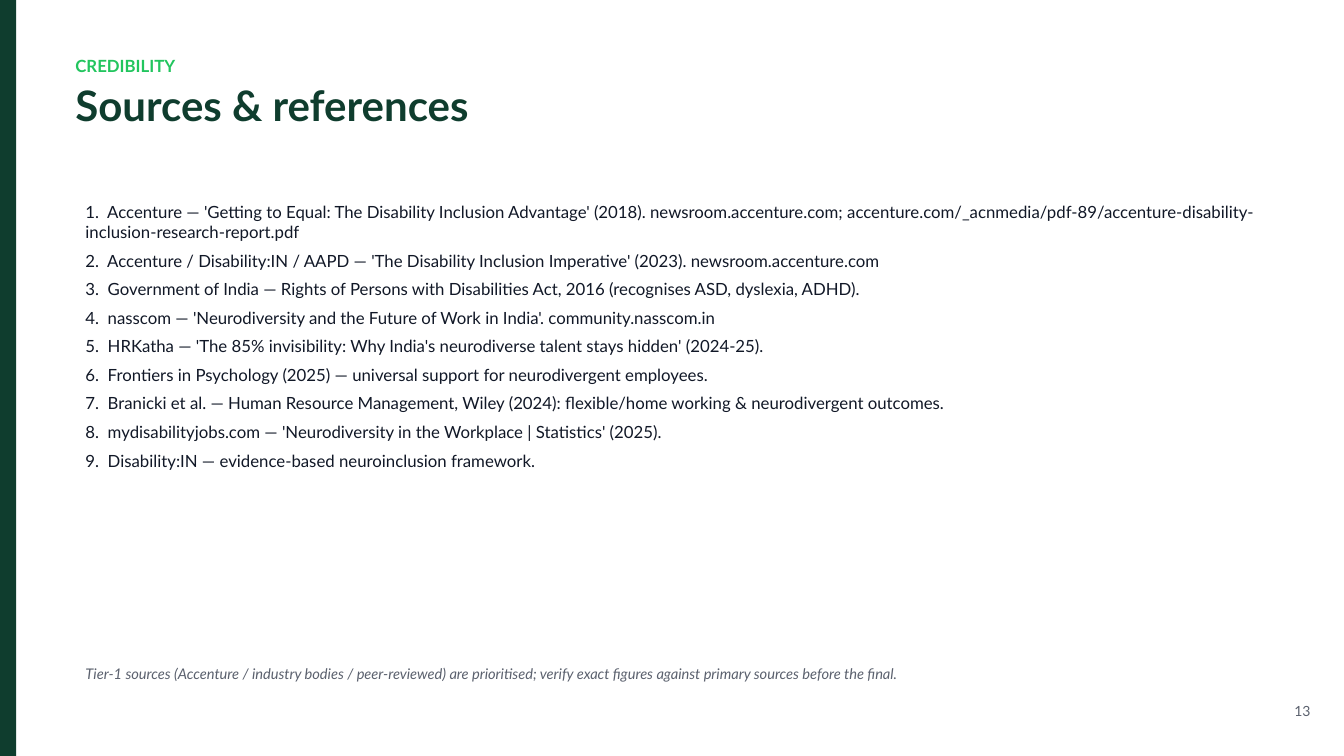
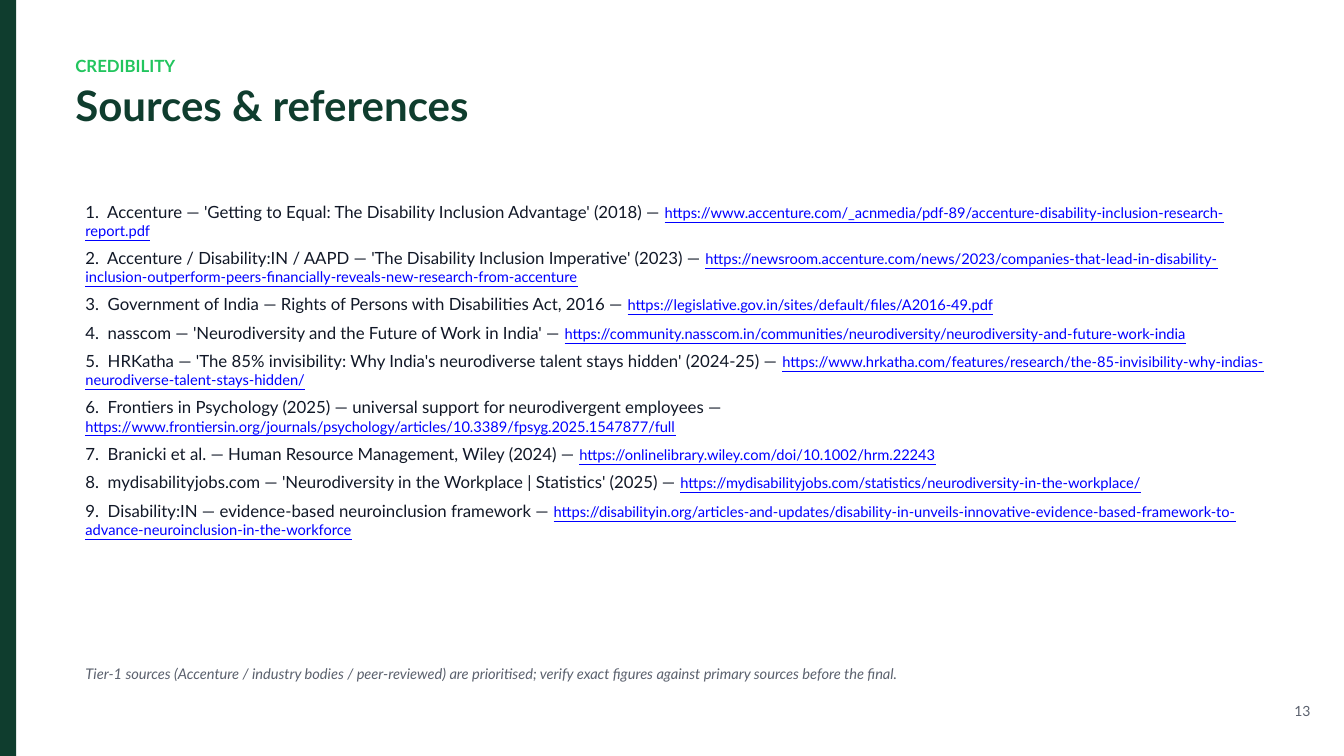
Before and after one commit to kumarsaransh55/NeuroSync, a slide deck: slide 13 of docs/NeuroSync-Jury-Pitch.pptx. Drawn at 1344x756 pixels with LibreOffice and Linux fonts; fonts in the diff are those of the drawing. Boxes give left, top, right and bottom in pixels: in the first picture for what was removed or moved away, otherwise in the second. Text is boxed around its words. In the diff, an @@ line names an element or a change of style, - is before the commit and + after.

```diff
--- a/docs/NeuroSync-Jury-Pitch.pptx
+++ b/docs/NeuroSync-Jury-Pitch.pptx
@@ text at (85, 205, 1263, 535): text changed; size 12 to 10.5 pt; text colour #111827 to #0000FF @@
-1. Accenture — 'Getting to Equal: The Disability Inclusion Advantage' (2018). newsroom.accenture.com; accenture.com/_acnmedia/pdf-89/accenture-disability-inclusion-research-report.pdf
-2. Accenture / Disability:IN / AAPD — 'The Disability Inclusion Imperative' (2023). newsroom.accenture.com
-3. Government of India — Rights of Persons with Disabilities Act, 2016 (recognises ASD, dyslexia, ADHD).
-4. nasscom — 'Neurodiversity and the Future of Work in India'. community.nasscom.in
-5. HRKatha — 'The 85% invisibility: Why India's neurodiverse talent stays hidden' (2024-25).
-6. Frontiers in Psychology (2025) — universal support for neurodivergent employees.
-7. Branicki et al. — Human Resource Management, Wiley (2024): flexible/home working & neurodivergent outcomes.
-8. mydisabilityjobs.com — 'Neurodiversity in the Workplace | Statistics' (2025).
-9. Disability:IN — evidence-based neuroinclusion framework.
+1. Accenture — 'Getting to Equal: The Disability Inclusion Advantage' (2018) — https://www.accenture.com/_acnmedia/pdf-89/accenture-disability-inclusion-research-report.pdf
+2. Accenture / Disability:IN / AAPD — 'The Disability Inclusion Imperative' (2023) — https://newsroom.accenture.com/news/2023/companies-that-lead-in-disability-inclusion-outperform-peers-financially-reveals-new-research-from-accenture
+3. Government of India — Rights of Persons with Disabilities Act, 2016 — https://legislative.gov.in/sites/default/files/A2016-49.pdf
+4. nasscom — 'Neurodiversity and the Future of Work in India' — https://community.nasscom.in/communities/neurodiversity/neurodiversity-and-future-work-india
+5. HRKatha — 'The 85% invisibility: Why India's neurodiverse talent stays hidden' (2024-25) — https://www.hrkatha.com/features/research/the-85-invisibility-why-indias-neurodiverse-talent-stays-hidden/
+6. Frontiers in Psychology (2025) — universal support for neurodivergent employees — https://www.frontiersin.org/journals/psychology/articles/10.3389/fpsyg.2025.1547877/full
+7. Branicki et al. — Human Resource Management, Wiley (2024) — https://onlinelibrary.wiley.com/doi/10.1002/hrm.22243
+8. mydisabilityjobs.com — 'Neurodiversity in the Workplace | Statistics' (2025) — https://mydisabilityjobs.com/statistics/neurodiversity-in-the-workplace/
+9. Disability:IN — evidence-based neuroinclusion framework — https://disabilityin.org/articles-and-updates/disability-in-unveils-innovative-evidence-based-framework-to-advance-neuroinclusion-in-the-workforce
```
Also in this commit, not shown: 1 other slide changed, 12 other files.
